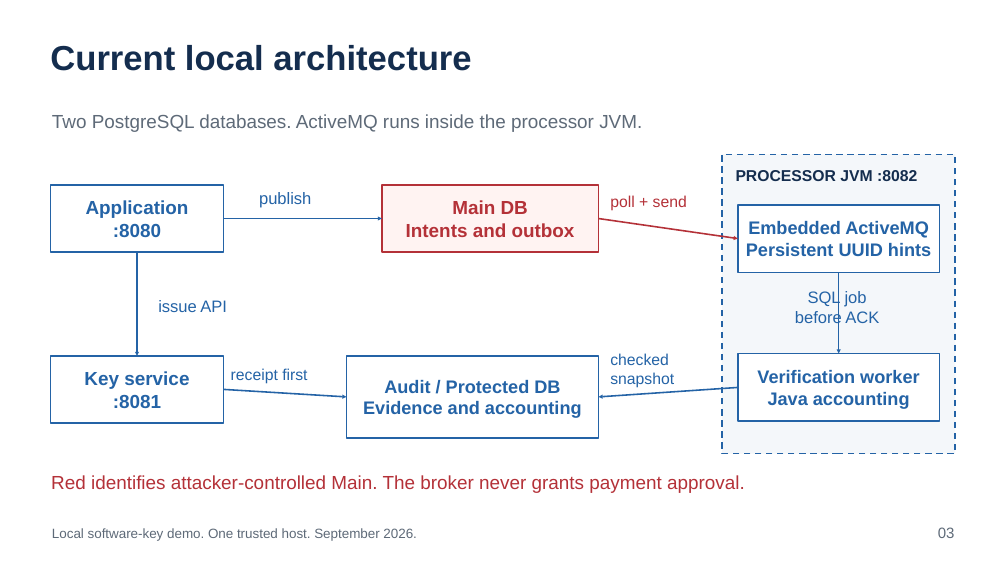
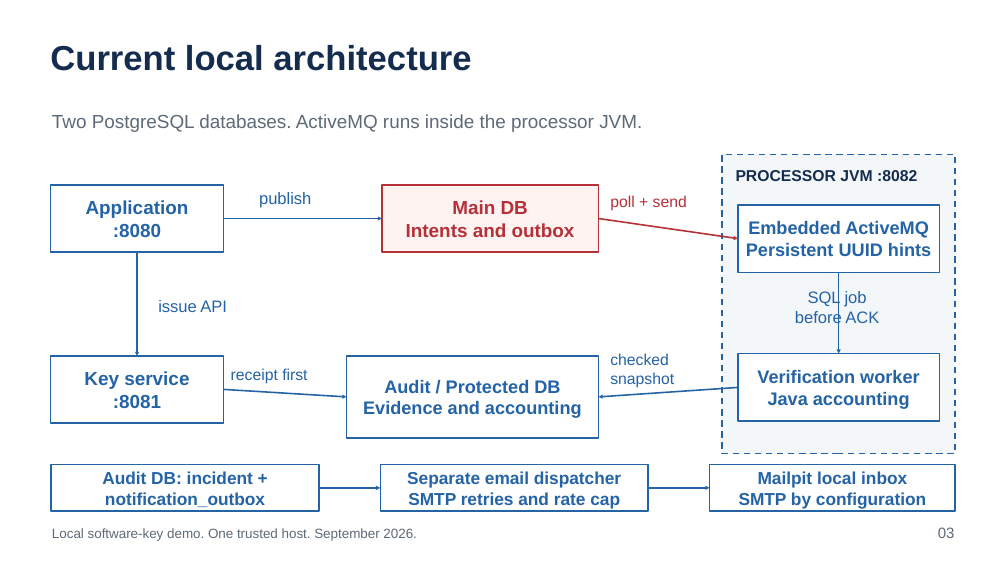
Before and after one commit to ViktorKhudiaiev/demo_security_module, a slide deck: slide 3 of docs/presentation/demo.pptx. Drawn at 1008x567 pixels with LibreOffice and Linux fonts; fonts in the diff are those of the drawing. Boxes give left, top, right and bottom in pixels: in the first picture for what was removed or moved away, otherwise in the second. Text is boxed around its words. In the diff, an @@ line names an element or a change of style, - is before the commit and + after.

Commit message:
Refresh offline docs, article PDF and presentation with verified notification evidence

```diff
--- a/docs/presentation/demo.pptx
+++ b/docs/presentation/demo.pptx
@@ text removed at box(51, 475, 745, 493) @@
-Red identifies attacker-controlled Main. The broker never grants payment approval.
@@ rectangle added at box(51, 465, 319, 511), fill #FFFFFF, outline #2463A6 1.5 pt, 16.5 pt, text #2463A6, bold @@
+Audit DB: incident +
+notification_outbox
@@ rectangle added at box(380, 465, 648, 511), fill #FFFFFF, outline #2463A6 1.5 pt, 16.5 pt, text #2463A6, bold @@
+Separate email dispatcher
+SMTP retries and rate cap
@@ rectangle added at box(710, 465, 956, 511), fill #FFFFFF, outline #2463A6 1.5 pt, 16.5 pt, text #2463A6, bold @@
+Mailpit local inbox
+SMTP by configuration
@@ arrow added from (319, 488) to (380, 488), #2463A6 1.5 pt @@
@@ arrow added from (648, 488) to (710, 488), #2463A6 1.5 pt @@
```
Also in this commit, not shown: 4 other slides changed, 27 other files.
